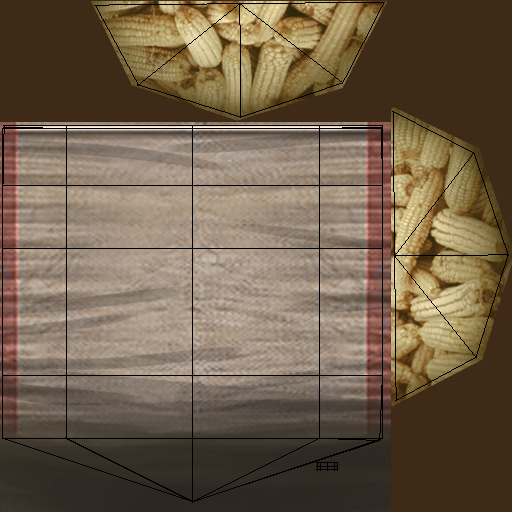
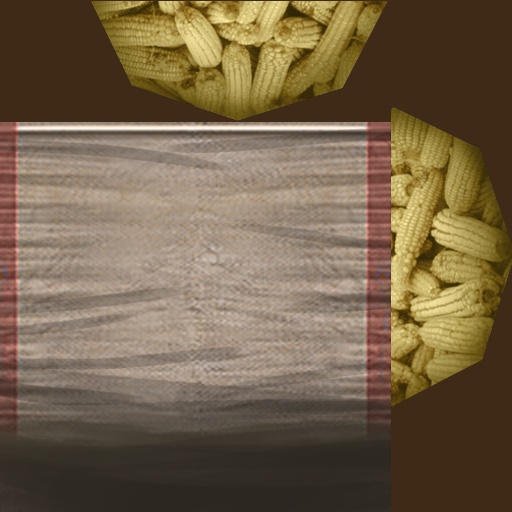
Before/after of a 512 x 512 layered artwork. What changed in the layer stack:
hid "Layer 1" over <box>2,2,509,503</box>
"Layer 8": opacity 34% → 68% over <box>91,1,512,407</box>
